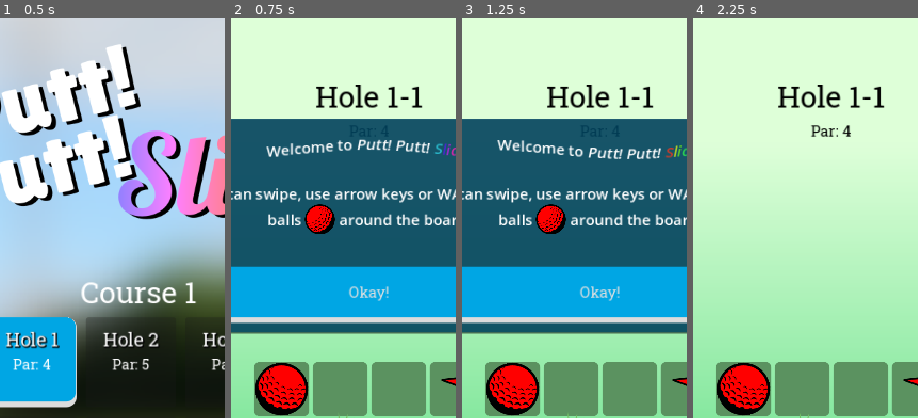
Above: before the commit, frames 1-4 (left to right).
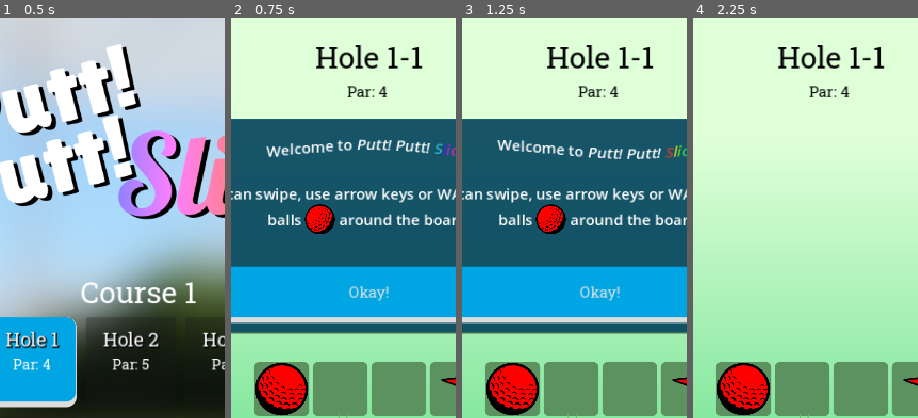
Above: after the commit, the same moments.

Repository: twincannon/GemSlide
Game: Godot game, scene res://scenes/splash_screen.tscn
Same seed, same stepped clock (60 frames per second), same inputs: the game is played once before the commit and once after it. Sound files missing from this copy of the repository are replaced by a short silence.
Inputs (mouse positions are % of the whole screen's width and height, from its top left):
- Up to frame 1 (0.5 s): no input
- Up to frame 2 (0.75 s): click (26, 43) at 0.5 s
- Up to frame 3 (1.25 s): no input
- Up to frame 4 (2.25 s): move the mouse to (72, 45) at 1.27 s; hold D (right) 1.28-2 s; click (72, 45) at 1.35 s; click "Okay!" at 2 s
The pictures show only the part of the screen within x 19-69%, y 0-50%; the shares and areas given below are measured in that part.

Frame 1 is identical in both runs. In frame 2, 2.4% of the frame differs, in the area x 37-86%, y 6-29%; in frame 3, 2.4%; in frame 4, 2.7%, in the area x 37-86%, y 6-30%.

Commit message:
Export update, cache particles in splash screen

Diff:
--- a/scenes/game.tscn
+++ b/scenes/game.tscn
@@ -45,8 +45,7 @@
 layout_mode = 1
 anchors_preset = 10
 anchor_right = 1.0
-offset_top = 42.0
-offset_bottom = 183.0
+offset_bottom = 141.0
 grow_horizontal = 2
 theme_override_constants/margin_left = 20
 theme_override_constants/margin_top = 20
@@ -65,7 +64,11 @@
 horizontal_alignment = 1
 vertical_alignment = 1
 
-[node name="ParLabel" type="Label" parent="Canvas/HUD/TopContainer/VBoxContainer"]
+[node name="HBoxContainer" type="HBoxContainer" parent="Canvas/HUD/TopContainer/VBoxContainer"]
+layout_mode = 2
+alignment = 1
+
+[node name="ParLabel" type="Label" parent="Canvas/HUD/TopContainer/VBoxContainer/HBoxContainer"]
 unique_name_in_owner = true
 layout_mode = 2
 theme_override_colors/font_color = Color(0, 0, 0, 1)
@@ -73,7 +76,7 @@
 horizontal_alignment = 1
 vertical_alignment = 1
 
-[node name="MovesLabel" type="Label" parent="Canvas/HUD/TopContainer/VBoxContainer"]
+[node name="MovesLabel" type="Label" parent="Canvas/HUD/TopContainer/VBoxContainer/HBoxContainer"]
 unique_name_in_owner = true
 layout_mode = 2
 theme_override_colors/font_color = Color(0, 0, 0, 1)
--- a/scenes/splash_screen.tscn
+++ b/scenes/splash_screen.tscn
@@ -1,6 +1,123 @@
-[gd_scene load_steps=2 format=3 uid="uid://40fbry162c3k"]
+[gd_scene load_steps=21 format=3 uid="uid://40fbry162c3k"]
 
-[ext_resource type="Script" path="res://scripts/splash_screen.gd" id="1_1d465"]
+[ext_resource type="Script" uid="uid://c7aw1nftsgh3m" path="res://scripts/splash_screen.gd" id="1_1d465"]
+[ext_resource type="PackedScene" uid="uid://dqthvj372mas5" path="res://scenes/vfx/vfx_goal.tscn" id="2_vbcv6"]
+[ext_resource type="PackedScene" uid="uid://dfi8kwmjccu8m" path="res://scenes/vfx/vfx_sand.tscn" id="3_a2ut7"]
+[ext_resource type="PackedScene" uid="uid://oavoqs2a613w" path="res://scenes/vfx/vfx_teleport.tscn" id="4_5osyx"]
+[ext_resource type="PackedScene" uid="uid://casi57kcua18o" path="res://scenes/vfx/vfx_water.tscn" id="5_dhol4"]
+
+[sub_resource type="Gradient" id="Gradient_1hu6l"]
+offsets = PackedFloat32Array(0.504808, 1)
+colors = PackedColorArray(1, 1, 1, 1, 1, 1, 1, 0)
+
+[sub_resource type="GradientTexture1D" id="GradientTexture1D_imhon"]
+gradient = SubResource("Gradient_1hu6l")
+
+[sub_resource type="Curve" id="Curve_538mc"]
+_data = [Vector2(0, 1), 0.0, 0.0, 0, 0, Vector2(0.456067, 1), 0.0, 0.0, 0, 0, Vector2(1, 0), 0.0, 0.0, 0, 0]
+point_count = 3
+
+[sub_resource type="CurveTexture" id="CurveTexture_oagx3"]
+curve = SubResource("Curve_538mc")
+
+[sub_resource type="ParticleProcessMaterial" id="ParticleProcessMaterial_w4c0s"]
+resource_local_to_scene = true
+lifetime_randomness = 0.5
+particle_flag_disable_z = true
+emission_shape = 6
+emission_ring_axis = Vector3(0, 0, 1)
+emission_ring_height = 1.0
+emission_ring_radius = 64.0
+emission_ring_inner_radius = 64.0
+emission_ring_cone_angle = 90.0
+angle_min = -162.8
+angle_max = 175.3
+direction = Vector3(0, -1, 0)
+spread = 60.0
+angular_velocity_min = -288.0
+angular_velocity_max = 288.0
+orbit_velocity_min = -1.0
+orbit_velocity_max = 1.0
+gravity = Vector3(0, 0, 0)
+radial_accel_min = 100.0
+radial_accel_max = 100.0
+scale_min = 0.25
+scale_max = 0.5
+scale_curve = SubResource("CurveTexture_oagx3")
+color_ramp = SubResource("GradientTexture1D_imhon")
+
+[sub_resource type="Gradient" id="Gradient_l76mb"]
+offsets = PackedFloat32Array(0.384615, 1)
+colors = PackedColorArray(1, 1, 1, 1, 1, 1, 1, 0)
+
+[sub_resource type="GradientTexture1D" id="GradientTexture1D_8qi4x"]
+gradient = SubResource("Gradient_l76mb")
+
+[sub_resource type="Curve" id="Curve_sv8jm"]
+_data = [Vector2(0, 1), 0.0, 0.0, 0, 0, Vector2(1, 0), 0.0, 0.0, 0, 0]
+point_count = 2
+
+[sub_resource type="CurveTexture" id="CurveTexture_q2d3r"]
+curve = SubResource("Curve_sv8jm")
+
+[sub_resource type="ParticleProcessMaterial" id="ParticleProcessMaterial_vob37"]
+resource_local_to_scene = true
+particle_flag_disable_z = true
+emission_shape = 1
+emission_sphere_radius = 36.0
+direction = Vector3(0, -1, 0)
+initial_velocity_min = 173.92
+initial_velocity_max = 286.96
+gravity = Vector3(0, 300, 0)
+scale_min = 0.1
+scale_max = 0.2
+scale_curve = SubResource("CurveTexture_q2d3r")
+color = Color(0.890196, 0.843137, 0.580392, 1)
+color_ramp = SubResource("GradientTexture1D_8qi4x")
+
+[sub_resource type="Gradient" id="Gradient_kdyoj"]
+colors = PackedColorArray(0, 0.188235, 1, 1, 0.309804, 0.603922, 1, 1)
+
+[sub_resource type="GradientTexture1D" id="GradientTexture1D_elea2"]
+gradient = SubResource("Gradient_kdyoj")
+
+[sub_resource type="Curve" id="Curve_cbatq"]
+_data = [Vector2(0, 1), 0.0, 0.0, 0, 0, Vector2(0.548117, 1), 0.0, 0.0, 0, 0, Vector2(1, 0), 0.0, 0.0, 0, 0]
+point_count = 3
+
+[sub_resource type="CurveTexture" id="CurveTexture_clvhe"]
+curve = SubResource("Curve_cbatq")
+
+[sub_resource type="ParticleProcessMaterial" id="ParticleProcessMaterial_w85c8"]
+resource_local_to_scene = true
+particle_flag_disable_z = true
+emission_shape = 1
+emission_sphere_radius = 30.0
+direction = Vector3(0, -1, 0)
+initial_velocity_min = 90.0
+initial_velocity_max = 180.0
+gravity = Vector3(0, 150, 0)
+scale_min = 0.1
+scale_max = 0.2
+scale_curve = SubResource("CurveTexture_clvhe")
+color_ramp = SubResource("GradientTexture1D_elea2")
+hue_variation_min = -0.02
+hue_variation_max = 0.02
 
 [node name="Node2D" type="Node2D"]
 script = ExtResource("1_1d465")
+
+[node name="VFXGoal" parent="." instance=ExtResource("2_vbcv6")]
+position = Vector2(-1000, -1000)
+process_material = SubResource("ParticleProcessMaterial_w4c0s")
+
+[node name="VFXSand" parent="." instance=ExtResource("3_a2ut7")]
+position = Vector2(-1000, -1000)
+process_material = SubResource("ParticleProcessMaterial_vob37")
+
+[node name="VFXTeleport" parent="." instance=ExtResource("4_5osyx")]
+position = Vector2(-1000, -1000)
+
+[node name="VFXWater" parent="." instance=ExtResource("5_dhol4")]
+position = Vector2(-1000, -1000)
+process_material = SubResource("ParticleProcessMaterial_w85c8")
--- a/scenes/vfx/vfx_teleport.tscn
+++ b/scenes/vfx/vfx_teleport.tscn
@@ -10,17 +10,17 @@
 gradient = SubResource("Gradient_txwod")
 
 [sub_resource type="ParticleProcessMaterial" id="ParticleProcessMaterial_y3e6e"]
+particle_flag_disable_z = true
 emission_shape = 1
 emission_sphere_radius = 5.0
-particle_flag_disable_z = true
+angle_min = -180.0
+angle_max = 180.0
 spread = 180.0
-gravity = Vector3(0, 0, 0)
 initial_velocity_min = 10.0
 initial_velocity_max = 20.0
 orbit_velocity_min = -1.0
 orbit_velocity_max = 1.0
-angle_min = -180.0
-angle_max = 180.0
+gravity = Vector3(0, 0, 0)
 color = Color(0, 1, 1, 1)
 color_ramp = SubResource("GradientTexture1D_ddefa")
 
@@ -71,22 +71,22 @@
 
 [sub_resource type="AnimationLibrary" id="AnimationLibrary_a2pyl"]
 _data = {
-"RESET": SubResource("Animation_uop4b"),
-"default": SubResource("Animation_nv74p")
+&"RESET": SubResource("Animation_uop4b"),
+&"default": SubResource("Animation_nv74p")
 }
 
-[node name="VFXWater" type="GPUParticles2D"]
+[node name="VFXTeleport" type="GPUParticles2D"]
 z_index = 500
 amount = 5
-process_material = SubResource("ParticleProcessMaterial_y3e6e")
 texture = ExtResource("1_b60db")
 lifetime = 0.2
 one_shot = true
 explosiveness = 0.9
 fixed_fps = 120
+process_material = SubResource("ParticleProcessMaterial_y3e6e")
 
 [node name="AnimationPlayer" type="AnimationPlayer" parent="."]
+libraries = {
+&"": SubResource("AnimationLibrary_a2pyl")
+}
 autoplay = "default"
-libraries = {
-"": SubResource("AnimationLibrary_a2pyl")
-}
--- a/scripts/game.gd
+++ b/scripts/game.gd
@@ -122,9 +122,7 @@
 	var grid_pixel_size = tile_size * Vector2(grid_size)
 
 	# padding to ensure the grid doesn't touch the edges or overlap UI
-	var padding = Vector2i(200, 500)
-
-	# Calculate available space (accounting for UI elements)
+	var padding = Vector2i(200, 300)
 	var available_size = viewport_size - padding
 
 	# Calculate scale factors for both dimensions
@@ -259,7 +257,7 @@
 
 	if did_any_entity_move:
 		$Audio/MoveAudioPlayer.stream = move_sounds[randi() % move_sounds.size()]
-		$Audio/MoveAudioPlayer.pitch_scale = randf_range(0.9, 1.2)
+		#$Audio/MoveAudioPlayer.pitch_scale = randf_range(0.9, 1.2)
 		$Audio/MoveAudioPlayer.play()
 		increment_moves()
 		moves_array.append(dir)
Not shown, changed: export_presets.cfg
